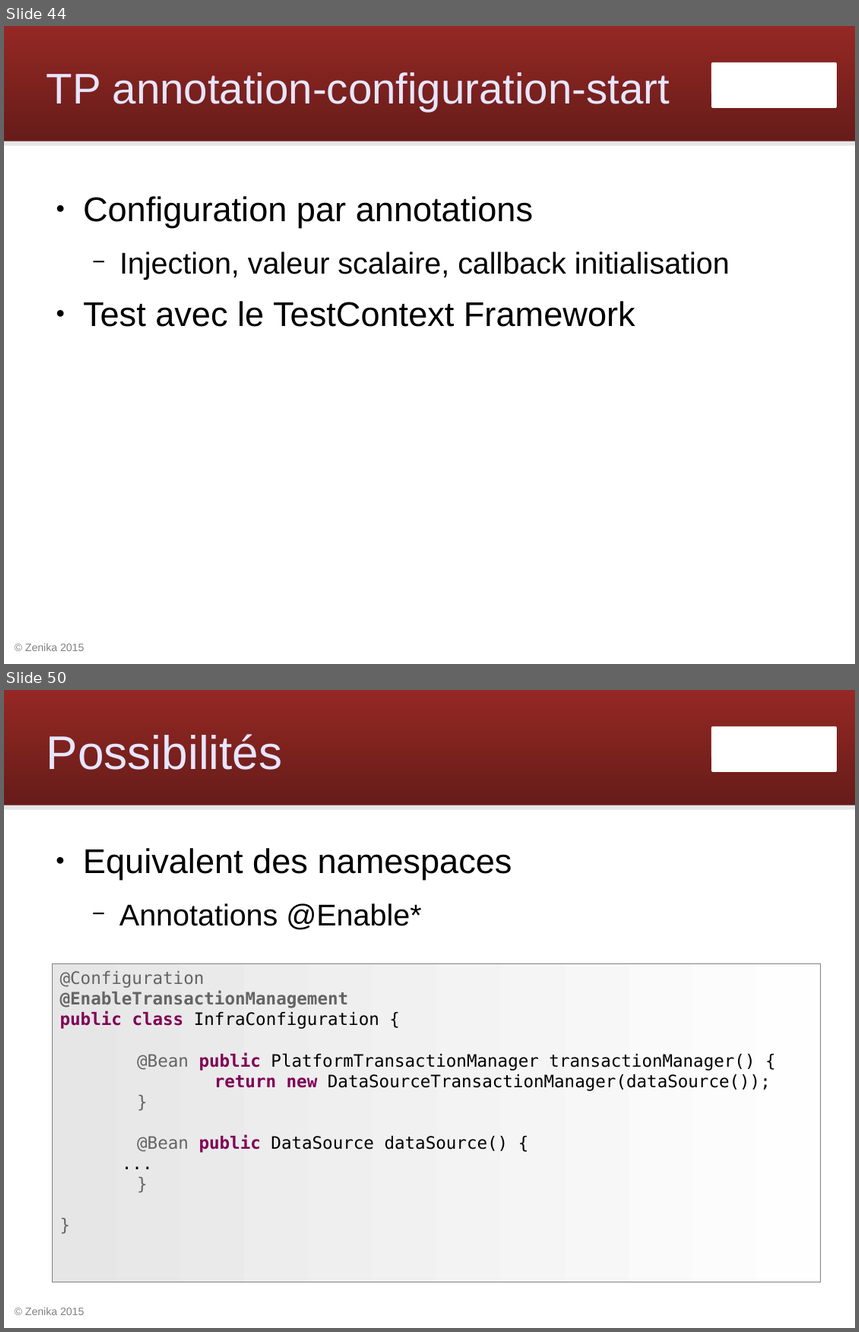
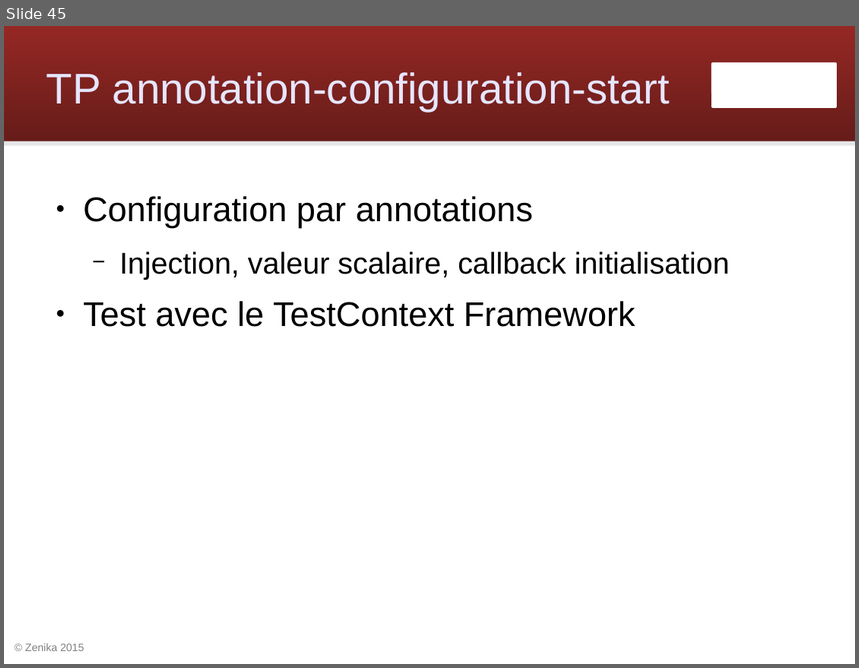
Before and after one commit to Zenika/workshop-spring-core, a slide deck: spring-workshop.odp. Shown one above the other, each under a label of ours: slides 44 and 50 before the commit, slide 45 after it; the slides between them are not shown. The pictures are 859x1332 and 859x668 pixels, drawn with LibreOffice and Linux fonts; fonts in the diff are those of the drawing; background and template pictures are left out. Boxes give left, top, right and bottom in pixels: in the first picture for what was removed or moved away, otherwise in the second. Text is boxed around its words. In the diff, an @@ line names an element or a change of style, - is before the commit and + after.

Commit message:
Utiliser config Java pour les annotations

```diff
--- a/spring-workshop.odp
+++ b/spring-workshop.odp
@@ slide 50 removed at box(4, 690, 855, 1328), background #FFFFFF; not listed: 4 template elements that a slide beside it also shows @@
@@ title removed at box(47, 734, 282, 770) @@
-Possibilités
@@ text removed at box(83, 848, 512, 930) @@
-● Equivalent des namespaces
-  − Annotations @Enable*
@@ rectangle removed at box(53, 964, 821, 1283) @@
-@Configuration
-@EnableTransactionManagement
-public class InfraConfiguration {
-@Bean public PlatformTransactionManager transactionManager() {
-return new DataSourceTransactionManager(dataSource());
-}
-@Bean public DataSource dataSource() {
-...
-}
-}
@@ what was slide 44 is now slide 45 @@
```
Also in this commit, not shown: 9 slides changed, 6 other slides removed, 10 other files.
